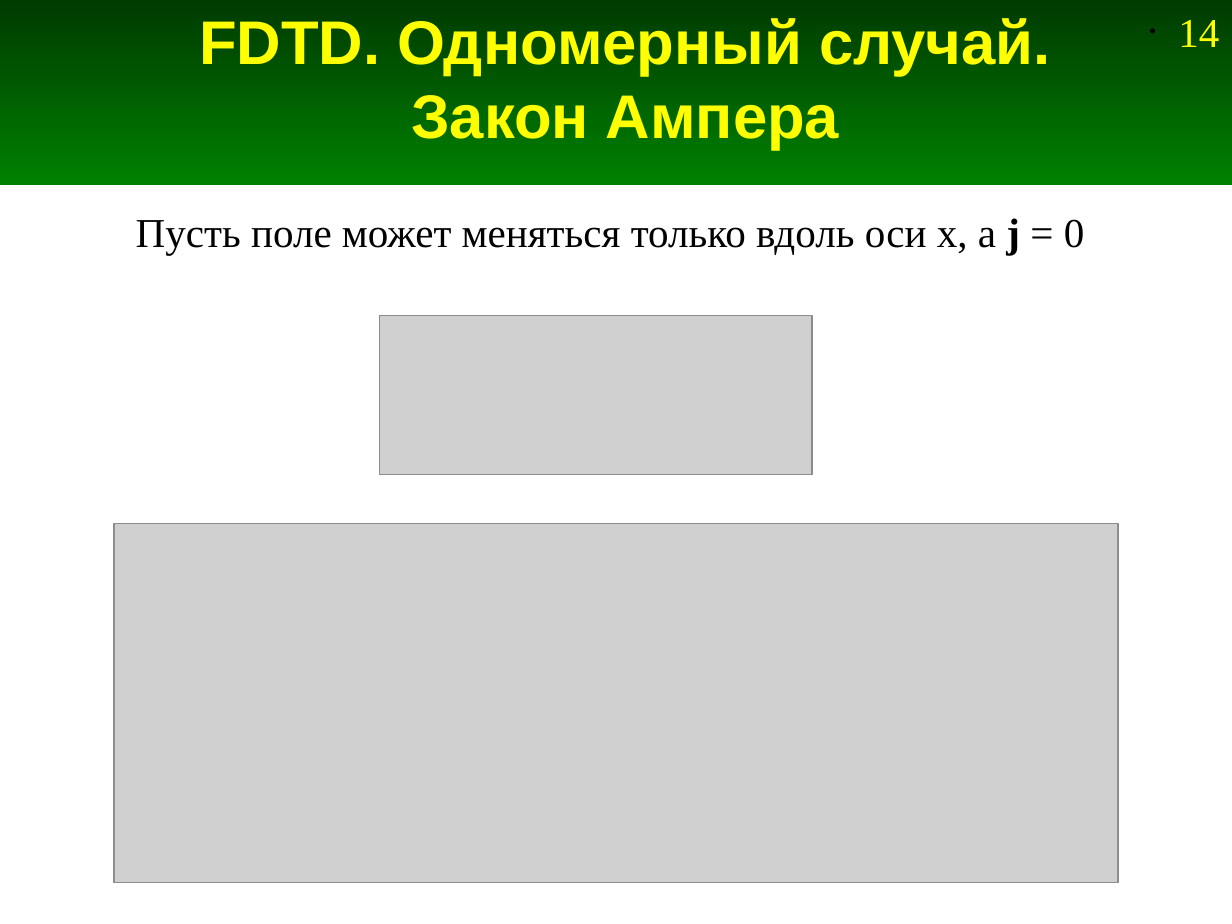
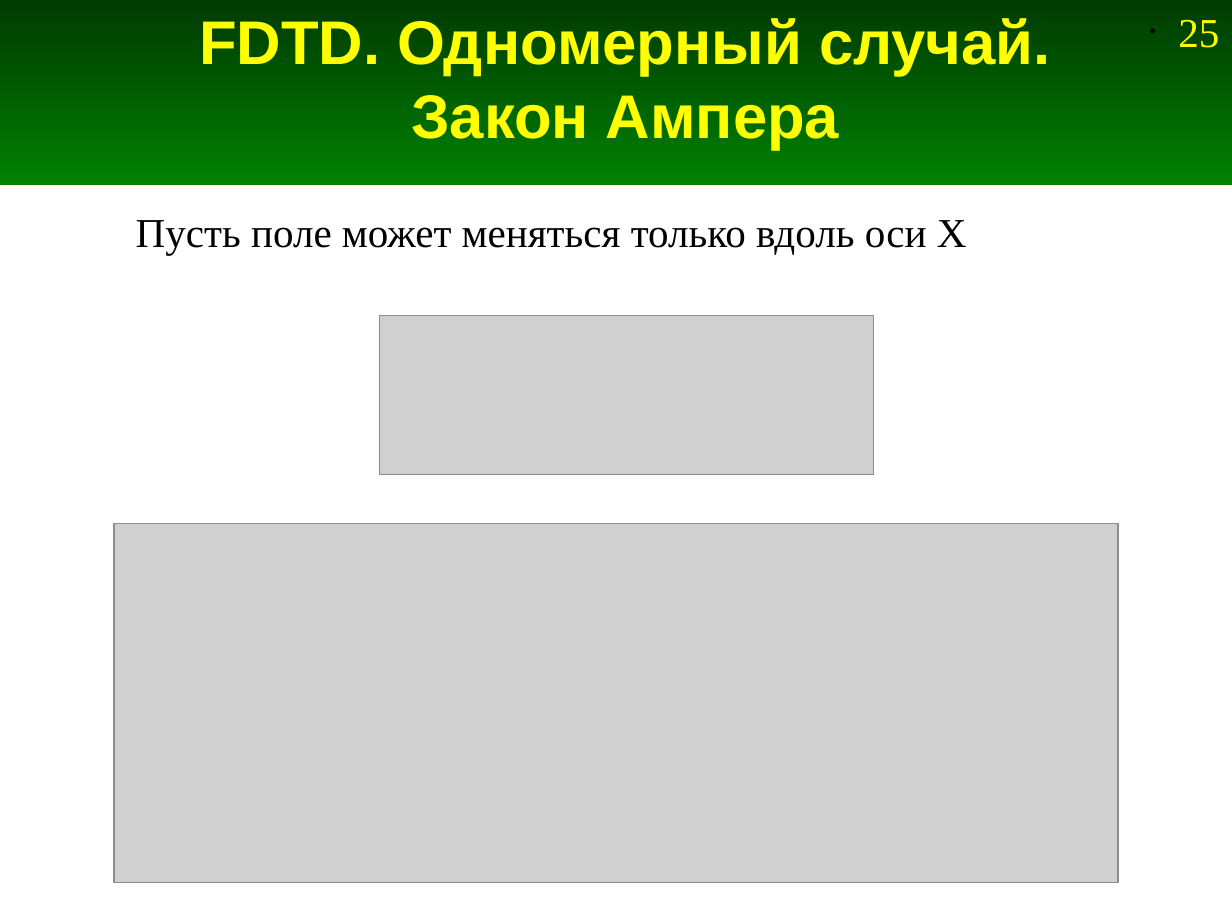
Before and after one commit to andris0147sv/modelling, a slide deck: slide 25 of presentations/2. FDTD.odp (slide 14 before the commit). Drawn at 1232x924 pixels with LibreOffice and Linux fonts; fonts in the diff are those of the drawing; grey boxes stand for pictures. Boxes give left, top, right and bottom in pixels: in the first picture for what was removed or moved away, otherwise in the second. Text is boxed around its words. In the diff, an @@ line names an element or a change of style, - is before the commit and + after.

Commit message:
Вывод формул FDTD без использование "жесткого" источника

```diff
--- a/presentations/2. FDTD.odp
+++ b/presentations/2. FDTD.odp
@@ page number at <box>1178,19,1219,48</box>: text changed @@
-• 14
+• 25
@@ text at <box>136,220,967,255</box>: text changed @@
-Пусть поле может меняться только вдоль оси x, а j = 0
+Пусть поле может меняться только вдоль оси X
@@ picture: place and size @@
-picture at <box>379,315,812,474</box>
+picture at <box>379,315,873,474</box>
```
Also in this commit, not shown: 10 other slides changed, 2 slides added, 6 slides removed.
